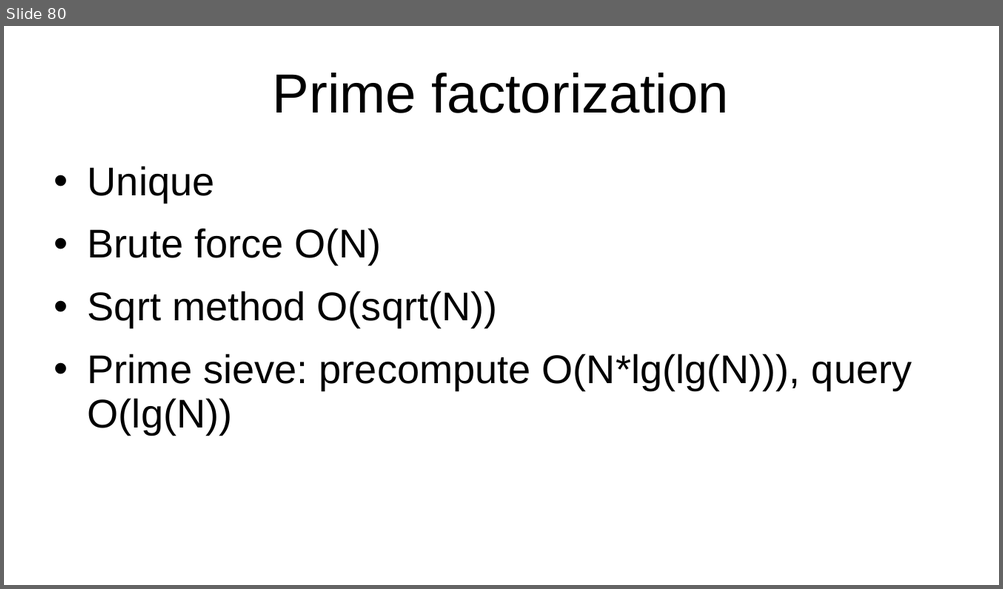
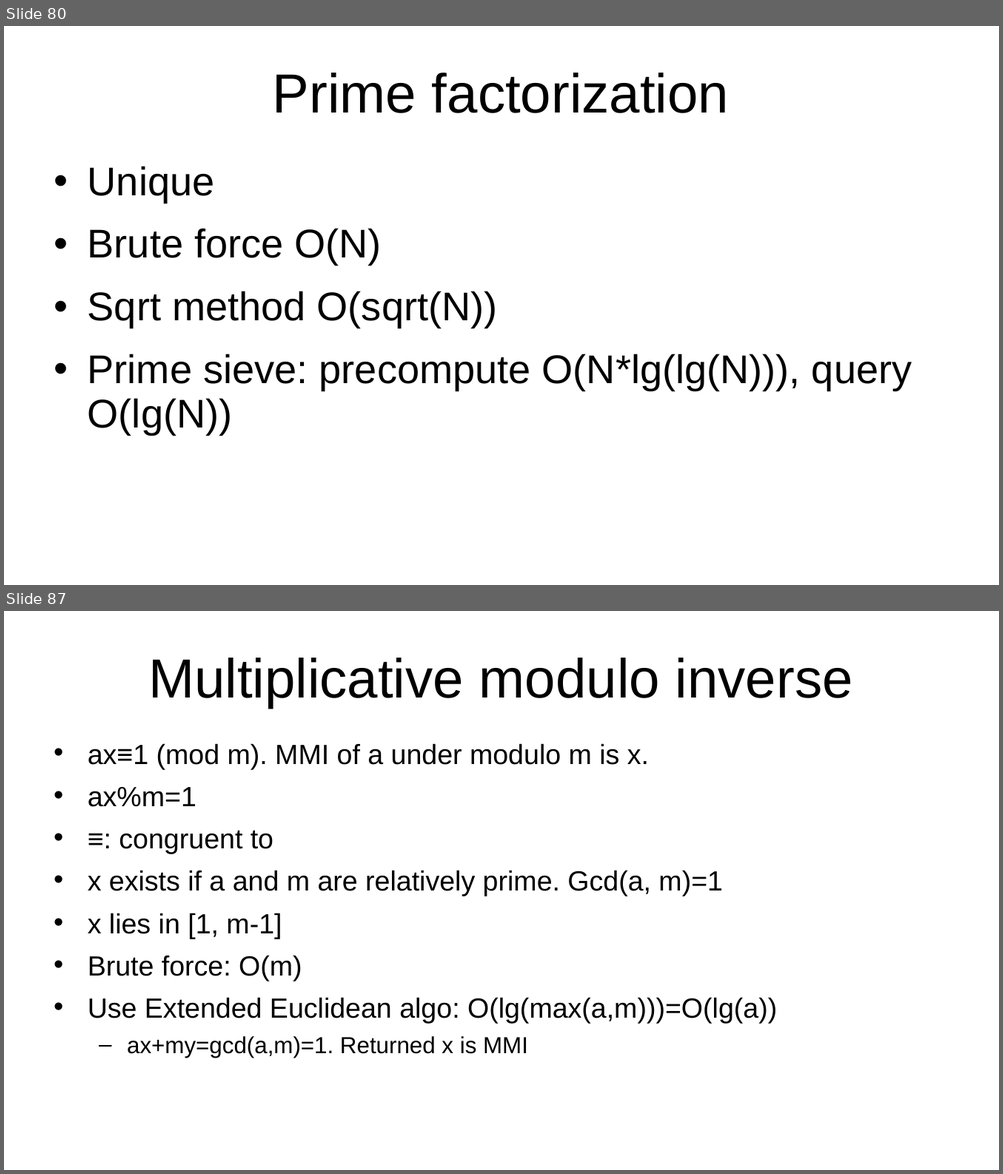
Before and after one commit to kindaichinisan/CompetitiveProgramming, a slide deck: MyCode/competitive_programming.ppt. Shown one above the other, each under a label of ours: slide 80 before the commit, slides 80 and 87 after it; the slides between them are not shown. The pictures are 1003x589 and 1003x1174 pixels, drawn with LibreOffice and Linux fonts; fonts in the diff are those of the drawing. Boxes give left, top, right and bottom in pixels: in the first picture for what was removed or moved away, otherwise in the second. Text is boxed around its words. In the diff, an @@ line names an element or a change of style, - is before the commit and + after.

```diff
--- a/MyCode/competitive_programming.ppt
+++ b/MyCode/competitive_programming.ppt
@@ slide 87 added at [4,611,999,1170], background #FFFFFF @@
@@ title added at [148,658,853,709], 44 pt, text #000000 @@
+Multiplicative modulo inverse
@@ text added at [88,743,777,1058], 22.2 pt, text #000000 @@
+• ax≡1 (mod m). MMI of a under modulo m is x.
+• ax%m=1
+• ≡: congruent to
+• x exists if a and m are relatively prime. Gcd(a, m)=1
+• x lies in [1, m-1]
+• Brute force: O(m)
+• Use Extended Euclidean algo: O(lg(max(a,m)))=O(lg(a))
+  – ax+my=gcd(a,m)=1. Returned x is MMI
```
Also in this commit, not shown: 2 slides changed, 6 other slides added, 2 other files.
